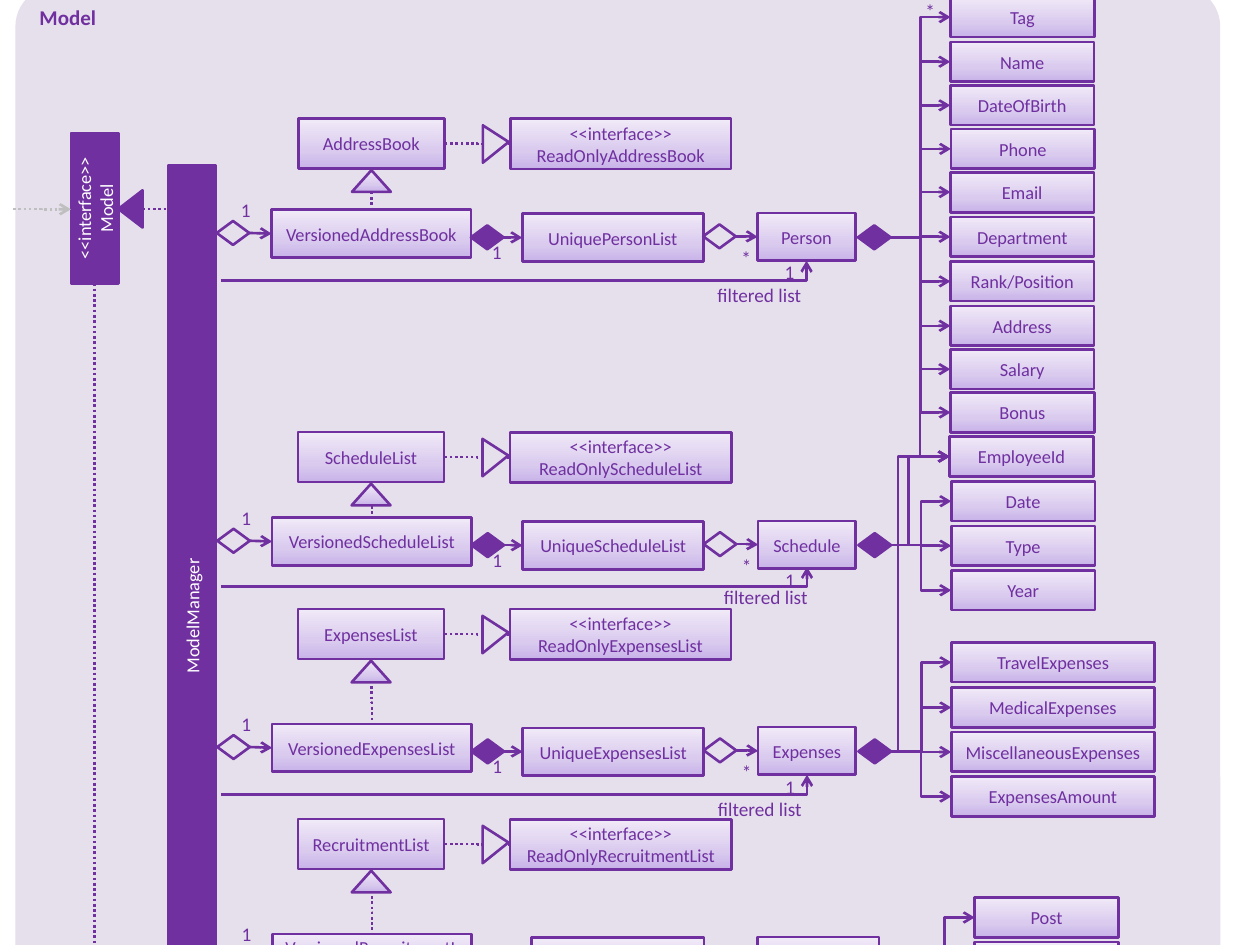
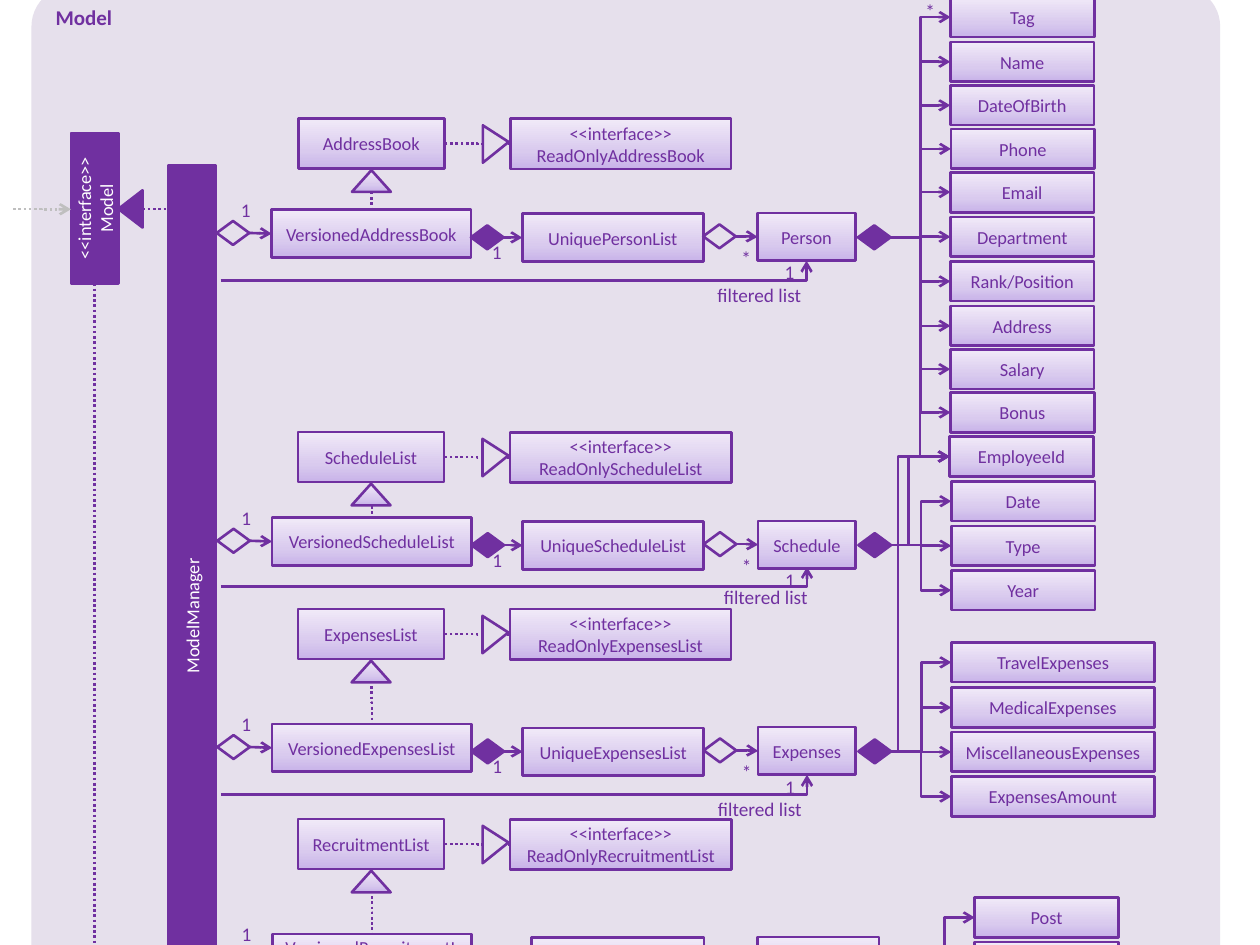
Before and after one commit to zhihong8888/main, a slide deck: slide 1 of docs/diagrams/ModelComponentClassDiagram.pptx. Drawn at 1260x945 pixels with LibreOffice and Linux fonts; fonts in the diff are those of the drawing. Boxes give left, top, right and bottom in pixels: in the first picture for what was removed or moved away, otherwise in the second. Text is boxed around its words. In the diff, an @@ line names an element or a change of style, - is before the commit and + after.

```diff
--- a/docs/diagrams/ModelComponentClassDiagram.pptx
+++ b/docs/diagrams/ModelComponentClassDiagram.pptx
@@ rounded rectangle "Model": place and size @@
-rounded rectangle "Model" at (15,0,1220,945)
+rounded rectangle "Model" at (32,0,1220,945)
```
Also in this commit, not shown: 3 other files.
